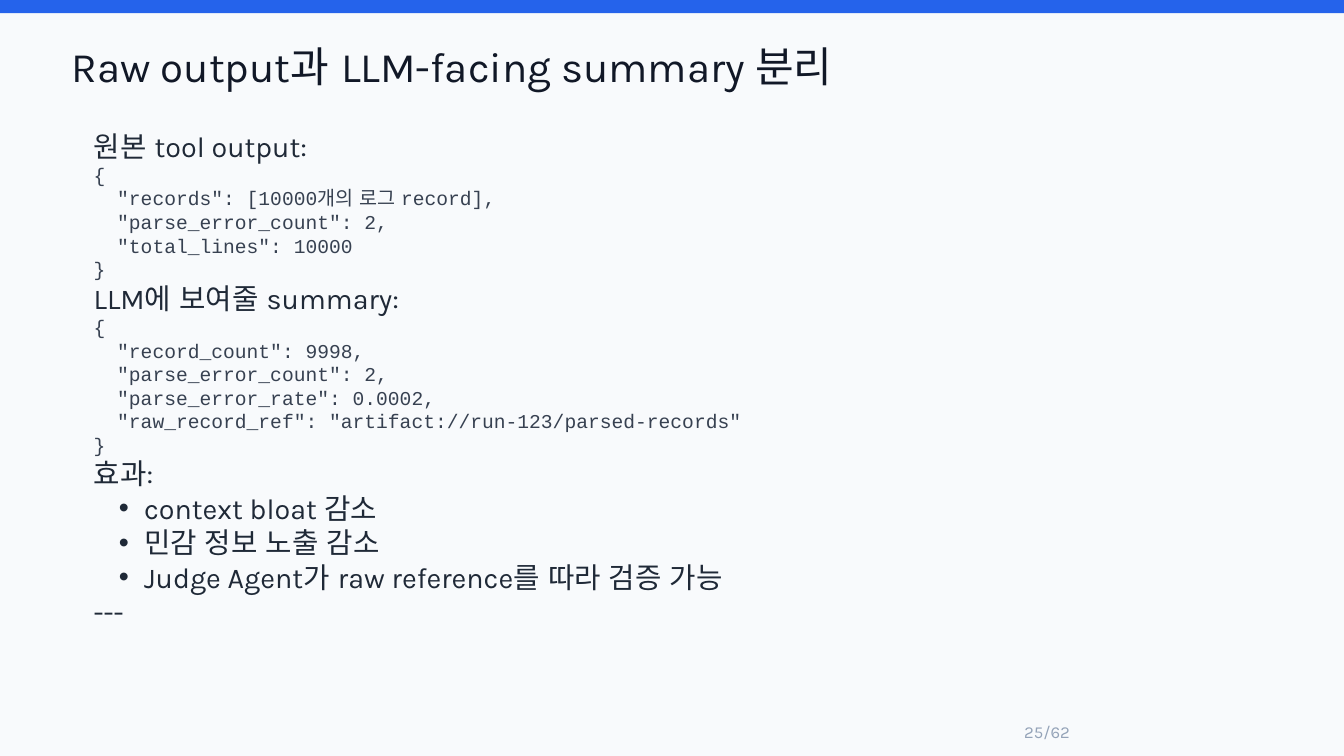
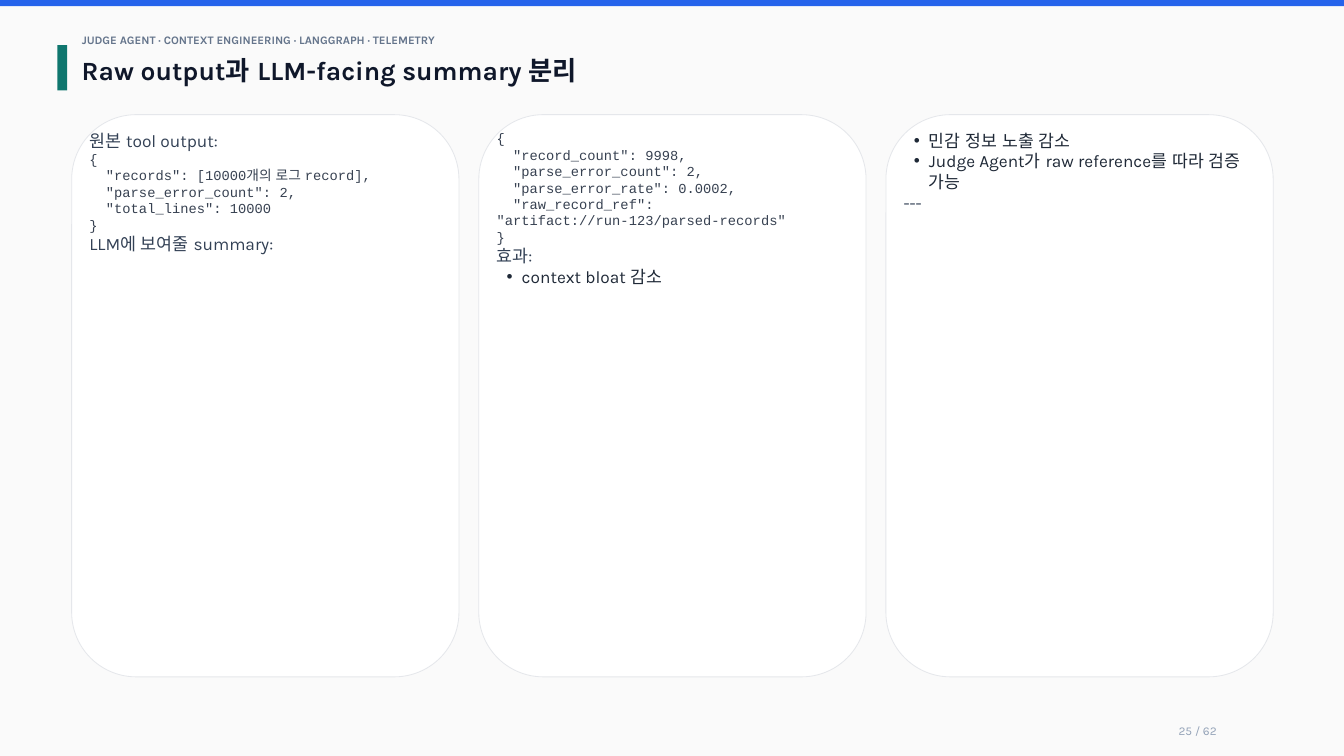
Before and after one commit to lesh915/judge-agent, a slide deck: slide 25 of docs/JUDGE_AGENT_CONTEXT_ENGINEERING_TECH_PRESENTATION.pptx. Drawn at 1344x756 pixels with LibreOffice and Linux fonts; fonts in the diff are those of the drawing. Boxes give left, top, right and bottom in pixels: in the first picture for what was removed or moved away, otherwise in the second. Text is boxed around its words. In the diff, an @@ line names an element or a change of style, - is before the commit and + after.

Commit message:
docs: refine presentation pptx layout

```diff
--- a/docs/JUDGE_AGENT_CONTEXT_ENGINEERING_TECH_PRESENTATION.pptx
+++ b/docs/JUDGE_AGENT_CONTEXT_ENGINEERING_TECH_PRESENTATION.pptx
@@ rectangle resized from (x1=0, y1=0, x2=1344, y2=13) to (x1=0, y1=0, x2=1344, y2=6) @@
@@ rectangle at (x1=0, y1=0, x2=1344, y2=756): fill #F8FAFC to #FAFAFA; outline none to #FAFAFA 0.6 pt @@
@@ rectangle added at (x1=57, y1=45, x2=68, y2=91), fill #0F766E @@
@@ text "Raw output과 LLM-facing summary 분리" moved from (x1=72, y1=47, x2=832, y2=93) to (x1=82, y1=58, x2=577, y2=86) @@
@@ text "Raw output과 LLM-facing summary 분리" at (x1=82, y1=58, x2=577, y2=86): size 30 to 18.8 pt, text colour #111827 to #0F172A, bold on @@
@@ text added at (x1=82, y1=36, x2=435, y2=44), 8.2 pt, text #64748B, bold @@
+JUDGE AGENT · CONTEXT ENGINEERING · LANGGRAPH · TELEMETRY
@@ rounded rectangle added at (x1=72, y1=115, x2=459, y2=678), fill #FFFFFF, outline #E5E7EB 0.6 pt @@
@@ rounded rectangle added at (x1=479, y1=115, x2=866, y2=678), fill #FFFFFF, outline #E5E7EB 0.6 pt @@
@@ rounded rectangle added at (x1=886, y1=115, x2=1273, y2=678), fill #FFFFFF, outline #E5E7EB 0.6 pt @@
@@ text added at (x1=89, y1=132, x2=371, y2=255), 9.8 pt, text #374151 @@
+원본 tool output:
+{
+"records": [10000개의 로그 record],
+"parse_error_count": 2,
+"total_lines": 10000
+}
+LLM에 보여줄 summary:
@@ text "{" moved from (x1=94, y1=133, x2=741, y2=595) to (x1=497, y1=150, x2=786, y2=284) @@
@@ text added at (x1=929, y1=132, x2=1241, y2=190), 12.3 pt, text #1F2937 @@
+• 민감 정보 노출 감소
+• Judge Agent가 raw reference를 따라 검증 가능
+---
@@ text at (x1=497, y1=150, x2=786, y2=228): text changed; size 14 to 9.8 pt @@
-원본 tool output:
-{
-"records": [10000개의 로그 record],
-"parse_error_count": 2,
-"total_lines": 10000
-}
-LLM에 보여줄 summary:
-{
-"record_count": 9998,
-"parse_error_count": 2,
-"parse_error_rate": 0.0002,
-"raw_record_ref": "artifact://run-123/parsed-records"
-}
+{
+"record_count": 9998,
+"parse_error_count": 2,
+"parse_error_rate": 0.0002,
+"raw_record_ref": "artifact://run-123/parsed-records"
+}
@@ text at (x1=497, y1=244, x2=662, y2=284): size 20.5 to 12.4 pt, text colour #1F2937 to #334155 in "효과:"; size 20.5 to 12.3 pt in "context bloat 감소"; indent changed @@
@@ text at (x1=144, y1=529, x2=723, y2=595): paragraphs removed @@
-• 민감 정보 노출 감소
-• Judge Agent가 raw reference를 따라 검증 가능
----
@@ text at (x1=1179, y1=727, x2=1217, y2=735): text changed; size 12 to 8.5 pt @@
-25/62
+25 / 62
```
Also in this commit, not shown: 61 other slides changed.
